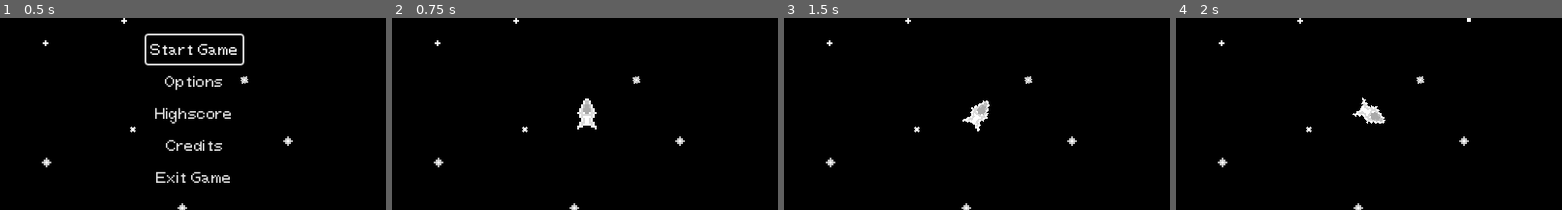
Above: before the commit, frames 1-4 (left to right).
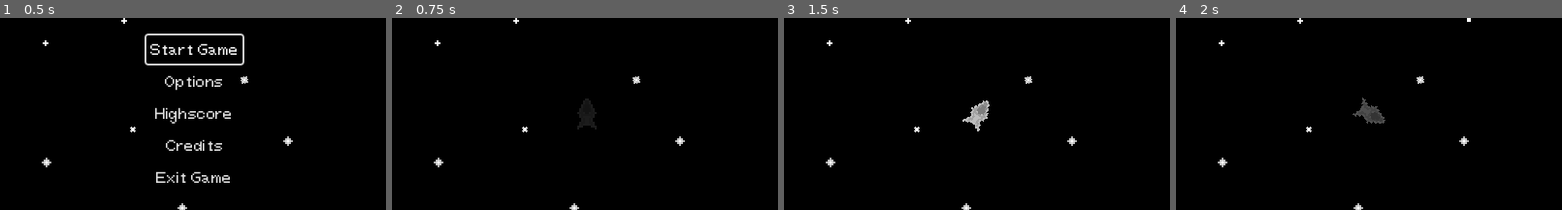
Above: after the commit, the same moments.

Repository: Snake210993/asteroid-shooter--learning_project-
Game: Godot game, scene res://core/scenes/asteroid_game.tscn
Same seed, same stepped clock (60 frames per second), same inputs: the game is played once before the commit and once after it. Sound files missing from this copy of the repository are replaced by a short silence.
Inputs (mouse positions are % of the whole screen's width and height, from its top left):
- Up to frame 1 (0.5 s): no input
- Up to frame 2 (0.75 s): click "Start Game" at 0.5 s
- Up to frame 3 (1.5 s): tap Enter at 1.25 s; move the mouse to (72, 44) at 1.27 s; hold Right (Right) from 1.28 s (still down); tap Space (Fire) at 1.35 s; click (72, 44) at 1.42 s
- Up to frame 4 (2 s): keep holding Right (Right)
The pictures show only the part of the screen within x 24-74%, y 24-74%; the shares and areas given below are measured in that part.

Frame 1 is identical in both runs. In frame 2, 0.5% of the frame differs, in the area x 47-54%, y 41-59%; in frame 3, 0.5%; in frame 4, 0.5%.
Error in both runs: Attempt to call function 'get_var' in base 'null instance' on a null instance. (res://core/globals/scripts/global_asteroid_DATA.gd:42)

Commit message:
invincibility shader polish
polish update

Diff:
--- a/_reusable/components/scripts/health.gd
+++ b/_reusable/components/scripts/health.gd
@@ -1,16 +1,17 @@
 extends Node2D
 
 ##this component handles health, it communicates when health ends trough a custom signal
+class_name HealthComponent
 
 ##max health
 @export var health : float = 100:
-	get: return health
-@export var max_health : float = 100:
-	get: return max_health
-	set(new_health): max_health = new_health
+	set(new_health):
+		health = clamp(new_health, 0.0, max_health)
+@export var max_health : float = 100
 
 signal zero_health_reached
-signal is_damaged
+signal damaged
+signal healed
 
 func take_damage(damage: float):
 	health -= damage
@@ -22,9 +23,10 @@
 
 func heal_damage(healing: float):
 	health += healing
+	healed.emit(health)
 
 func was_damaged():
-	is_damaged.emit(health)
+	damaged.emit(health)
 
 func zero_health():
 	emit_signal("zero_health_reached")
--- /dev/null
+++ b/core/resources/shader/Player_Ship.gdshader
@@ -0,0 +1,45 @@
+shader_type canvas_item;
+
+
+// === Uniforms (editable from material / code) ===
+
+// Turn blinking on/off from code.
+uniform bool invincible = false;
+
+// Alpha range for the blink.
+uniform float min_alpha : hint_range(0.0, 1.0) = 0.2;
+uniform float max_alpha : hint_range(0.0, 1.0) = 1.0;
+
+// How fast the blink should happen.
+uniform float blink_speed : hint_range(0.0, 20.0) = 6.0;
+
+
+void fragment()
+{
+	//sample the original texture
+	// TEXTURE: built-in sampler2D (the assigned sprite texture)
+	// UV: built-in vec2 giving us the texture coordinates (0..1)
+	vec4 base_color = texture(TEXTURE,UV);
+	//start with original alpha
+	float final_alpha = base_color.a;
+	if (invincible){
+		// TIME: built-in float, seconds since the game started.
+		// sin(TIME * blink_speed) oscillates between -1 and 1.
+		float raw_sin = sin(TIME * blink_speed);
+		//map from [-1, 1 ] to [0, 1]
+		// -1 to 0 // 0 to 0.5 // 1 to 1
+		float oscillation = raw_sin * 0.5 + 0.5;
+		// mix(a, b, t) = a * (1 - t) + b * t
+		// This is a linear interpolation (LERP) between min_alpha and max_alpha.
+		float blink_alpha = mix(min_alpha,max_alpha,oscillation);
+		//combine original alpha with blink alpha
+		final_alpha = base_color.a * blink_alpha;
+	}
+	//set final alpha
+	COLOR.a   = final_alpha;
+}
+
+//void light() {
+//	// Called for every pixel for every light affecting the CanvasItem.
+//	// Uncomment to replace the default light processing function with this one.
+//}
--- a/core/scenes/objects/Player_Ship.tscn
+++ b/core/scenes/objects/Player_Ship.tscn
@@ -1,14 +1,22 @@
-[gd_scene load_steps=14 format=3 uid="uid://327vdnnkmu8k"]
+[gd_scene load_steps=16 format=3 uid="uid://327vdnnkmu8k"]
 
 [ext_resource type="Script" uid="uid://bfpv4lkyvmn6r" path="res://core/scenes/objects/script/player_ship.gd" id="1_glpa6"]
 [ext_resource type="Texture2D" uid="uid://32y2xjtb346b" path="res://core/resources/textures/asteroid_shooter_ship.tres" id="1_qhiiv"]
 [ext_resource type="PackedScene" uid="uid://d3pt5mfkjxy5g" path="res://core/particles/ship_explosion.tscn" id="2_k1ihl"]
 [ext_resource type="PackedScene" uid="uid://d12dcf3qc13ai" path="res://_reusable/components/health.tscn" id="3_4n1ev"]
+[ext_resource type="Shader" uid="uid://bart1lm8boh2o" path="res://core/resources/shader/Player_Ship.gdshader" id="3_eb1al"]
 [ext_resource type="PackedScene" uid="uid://mun431b1178s" path="res://_reusable/components/screen_wrap.tscn" id="4_xcgsg"]
 [ext_resource type="Texture2D" uid="uid://dsx1hq0t77j64" path="res://core/resources/textures/projectile.tres" id="5_c1xxj"]
 
 [sub_resource type="RectangleShape2D" id="RectangleShape2D_glpa6"]
 size = Vector2(6, 13.5)
+
+[sub_resource type="ShaderMaterial" id="ShaderMaterial_syb1c"]
+shader = ExtResource("3_eb1al")
+shader_parameter/invincible = false
+shader_parameter/min_alpha = 0.10000000475
+shader_parameter/max_alpha = 1.0
+shader_parameter/blink_speed = 6.000000285
 
 [sub_resource type="Gradient" id="Gradient_c1xxj"]
 colors = PackedColorArray(1, 1, 1, 1, 1, 1, 1, 0.6862745)
@@ -74,6 +82,7 @@
 
 [node name="Ship_Texture" type="Sprite2D" parent="Ship"]
 texture_filter = 1
+material = SubResource("ShaderMaterial_syb1c")
 texture = ExtResource("1_qhiiv")
 
 [node name="Health" parent="Ship" instance=ExtResource("3_4n1ev")]
@@ -106,6 +115,6 @@
 visibility_rect = Rect2(-1000, -1000, 2000, 2000)
 process_material = SubResource("ParticleProcessMaterial_c1xxj")
 
-[connection signal="is_damaged" from="Ship/Health" to="." method="_on_is_damaged"]
+[connection signal="damaged" from="Ship/Health" to="." method="_on_is_damaged"]
 [connection signal="zero_health_reached" from="Ship/Health" to="." method="_on_health_zero_health_reached"]
 [connection signal="timeout" from="Ship/invincibility_frames" to="." method="_on_invincibility_frames_timeout"]
--- a/_reusable/components/projectile.tscn
+++ b/core/scenes/objects/projectile.tscn
@@ -1,8 +1,8 @@
 [gd_scene load_steps=5 format=3 uid="uid://b6178gqwohnia"]
 
-[ext_resource type="Script" uid="uid://dv7sa7de8213q" path="res://_reusable/components/scripts/projectile.gd" id="1_eusr3"]
-[ext_resource type="Texture2D" uid="uid://dsx1hq0t77j64" path="res://core/resources/textures/projectile.tres" id="2_eusr3"]
-[ext_resource type="PackedScene" uid="uid://mun431b1178s" path="res://_reusable/components/screen_wrap.tscn" id="3_y2sfx"]
+[ext_resource type="Script" uid="uid://dv7sa7de8213q" path="res://core/scenes/objects/script/projectile.gd" id="1_n86g2"]
+[ext_resource type="PackedScene" uid="uid://mun431b1178s" path="res://_reusable/components/screen_wrap.tscn" id="2_k0gmw"]
+[ext_resource type="Texture2D" uid="uid://dsx1hq0t77j64" path="res://core/resources/textures/projectile.tres" id="3_epneg"]
 
 [sub_resource type="RectangleShape2D" id="RectangleShape2D_eusr3"]
 size = Vector2(1, 1)
@@ -10,12 +10,12 @@
 [node name="Projectile" type="Node2D"]
 texture_filter = 1
 scale = Vector2(2, 2)
-script = ExtResource("1_eusr3")
+script = ExtResource("1_n86g2")
 
-[node name="Screen_Wrap" parent="." instance=ExtResource("3_y2sfx")]
+[node name="Screen_Wrap" parent="." instance=ExtResource("2_k0gmw")]
 
 [node name="Projectile_texture" type="Sprite2D" parent="."]
-texture = ExtResource("2_eusr3")
+texture = ExtResource("3_epneg")
 
 [node name="Projectile_Area" type="Area2D" parent="."]
 collision_layer = 2
--- a/core/scenes/objects/script/asteroid_spawner.gd
+++ b/core/scenes/objects/script/asteroid_spawner.gd
@@ -24,8 +24,12 @@
 const MAXIMUM_ASTEROID_COUNT : int = 50
 
 const FRACTURE_INCREMENT : int = 3
+const MAX_THRUST_DECREMENT : int = 5
+const MIN_THRUST_DECREMENT : int = 2
 const TIMER_DECREMENT : float = 1.0
 
+var current_max_thrust : int = MAX_THRUST
+var current_min_thrust : int = MIN_THRUST
 
 var left_spawning_rectangle : Rect2i
 var right_spawning_rectangle : Rect2i
@@ -52,6 +56,8 @@
 func reset_difficulty() -> void:
 	asteroid_spawn_timer.wait_time = MAX_WAIT_TIME
 	asteroid_fractures = MIN_ASTEROID_FRACTURES
+	current_max_thrust = MAX_THRUST
+	current_min_thrust = MIN_THRUST
 
 func calculate_rectangles() -> void:
 	rectangle_array.clear()
@@ -107,7 +113,7 @@
 	var calculated_target_position = Vector2(screen_size.x/2, randf_range(100, screen_size.y - 100))
 	var new_thrust_vector = calculated_target_position - new_asteroid.position
 	## modulate new_thrust_vector that asteroids not always fly straight at the player
-	var added_thrust = randi_range(MIN_THRUST, MAX_THRUST)
+	var added_thrust = randi_range(current_min_thrust, current_max_thrust)
 	var added_thrust_vector = Vector2(added_thrust,added_thrust)
 	new_asteroid.thrust = new_thrust_vector.normalized() * added_thrust_vector
 	new_asteroid.torque = randi_range(MIN_TORQUE, MAX_TORQUE)
@@ -149,3 +155,5 @@
 func _on_increase_difficulty() -> void:
 	asteroid_spawn_timer.wait_time -= TIMER_DECREMENT
 	asteroid_fractures += FRACTURE_INCREMENT
+	current_max_thrust -= MAX_THRUST_DECREMENT
+	current_min_thrust -= MIN_THRUST_DECREMENT
--- a/core/scenes/objects/script/player_ship.gd
+++ b/core/scenes/objects/script/player_ship.gd
@@ -1,11 +1,12 @@
 extends Node2D
 
 @onready var ship: CharacterBody2D = $Ship
-@onready var health: Node2D = $Ship/Health
+@onready var health: HealthComponent = $Ship/Health
 @onready var screen_wrap: Node2D = $Ship/Screen_Wrap
 @onready var invincibility_frames: Timer = $Ship/invincibility_frames
 @onready var damaged_particles: GPUParticles2D = $Ship/damaged_particles
 @onready var thruster_particles: GPUParticles2D = $Ship/ThrusterParticles
+@onready var ship_texture: Sprite2D = $Ship/Ship_Texture
 
 @export var ship_explosion_scene : PackedScene
 
@@ -24,7 +25,7 @@
 const TURN_RIGHT = 1.0
 const BREAKING_POWER := 2.0
 
-const PROJECTILE = preload("res://_reusable/components/projectile.tscn")
+const PROJECTILE = preload("res://core/scenes/objects/projectile.tscn")
 
 signal player_died
 
@@ -134,6 +135,7 @@
 	set_collision_enabled(false)
 	##enable invincible shader
 	invincibility_frames.start()
+	ship_texture.material.set("shader_parameter/invincible", true)
 
 func toggle_visibility(new_visibility) -> void:
 	visible = new_visibility
@@ -153,6 +155,7 @@
 
 func _on_invincibility_frames_timeout() -> void:
 	set_collision_enabled(true)
+	ship_texture.material.set("shader_parameter/invincible", false)
 
 
 func _on_is_damaged(_in_health) -> void:
Not shown, added: core/resources/shader/Player_Ship.gdshader.uid
Renamed: _reusable/components/scripts/projectile.gd -> core/scenes/objects/script/projectile.gd
Renamed: _reusable/components/scripts/projectile.gd.uid -> core/scenes/objects/script/projectile.gd.uid
